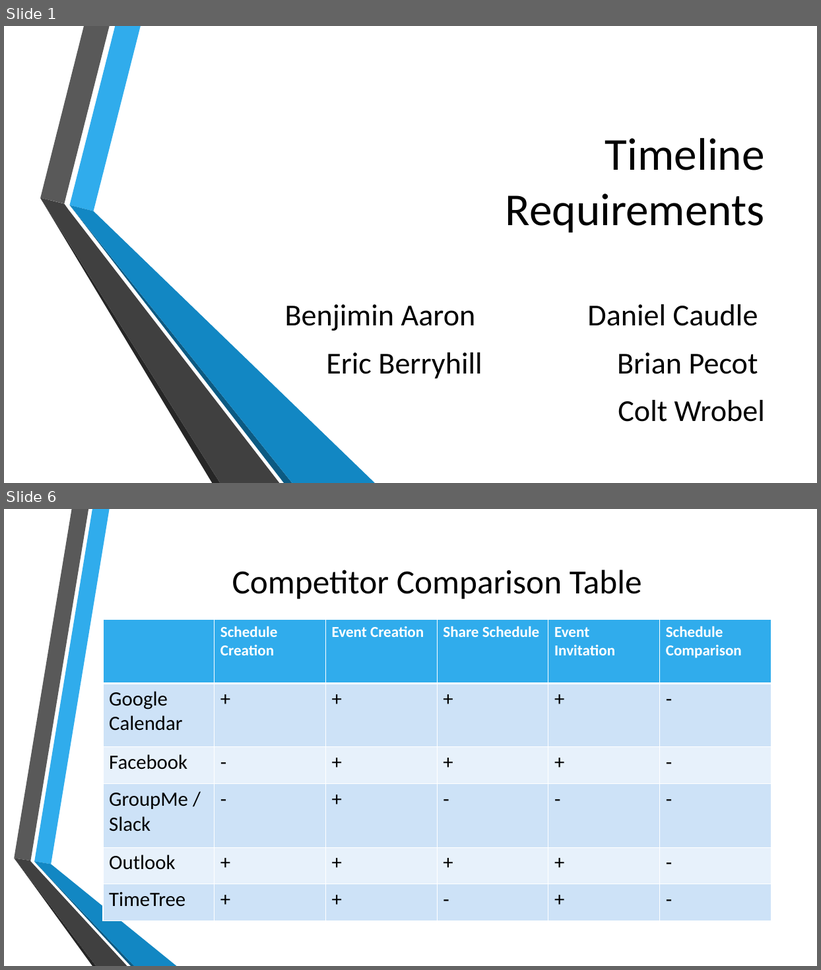
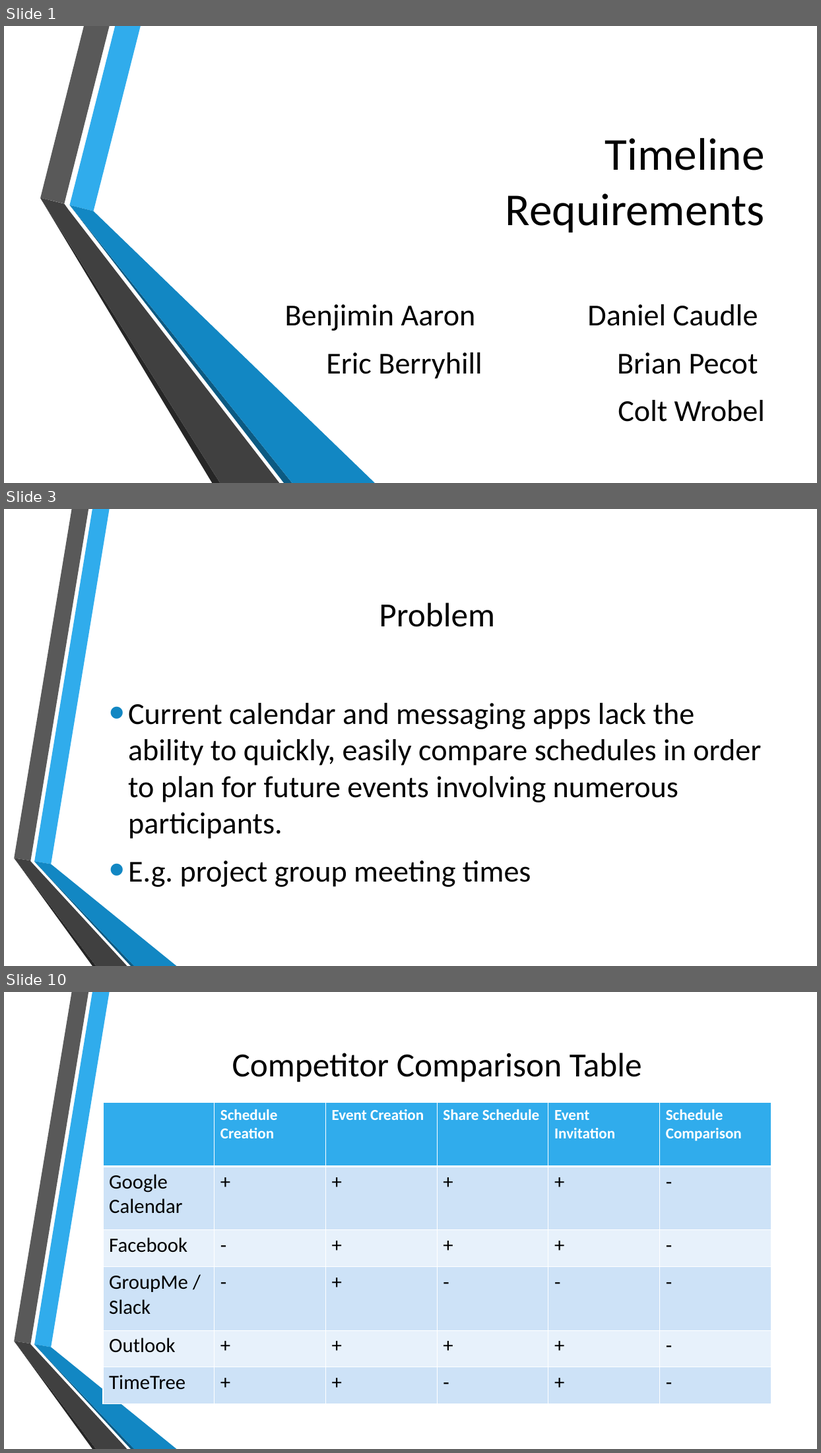
Before and after one commit to cewrobel/Colt_Timeline, a slide deck: presentation/Requirements_TimelineGroup.pptx. Shown one above the other, each under a label of ours: slides 1 and 6 before the commit, slides 1, 3 and 10 after it; the slides between them are not shown. The pictures are 821x970 and 821x1453 pixels, drawn with LibreOffice and Linux fonts; fonts in the diff are those of the drawing; background and template pictures are left out. Boxes give left, top, right and bottom in pixels: in the first picture for what was removed or moved away, otherwise in the second. Text is boxed around its words. In the diff, an @@ line names an element or a change of style, - is before the commit and + after.

```diff
--- a/presentation/Requirements_TimelineGroup.pptx
+++ b/presentation/Requirements_TimelineGroup.pptx
@@ slide 3 added at [4,509,817,966], background picture (left out); not listed: 6 template elements that a slide beside it also shows @@
@@ title added at [379,603,495,627], 40 pt, text #000000 @@
+Problem
@@ text added at [128,703,761,887], 36 pt, text #000000 @@
+• Current calendar and messaging apps lack the ability to quickly, easily compare schedules in order to plan for future events involving numerous participants.
+• E.g. project group meeting times
@@ what was slide 6 is now slide 10 @@
```
Also in this commit, not shown: 3 slides changed, 5 other slides added, 1 slide removed, 4 other files.
